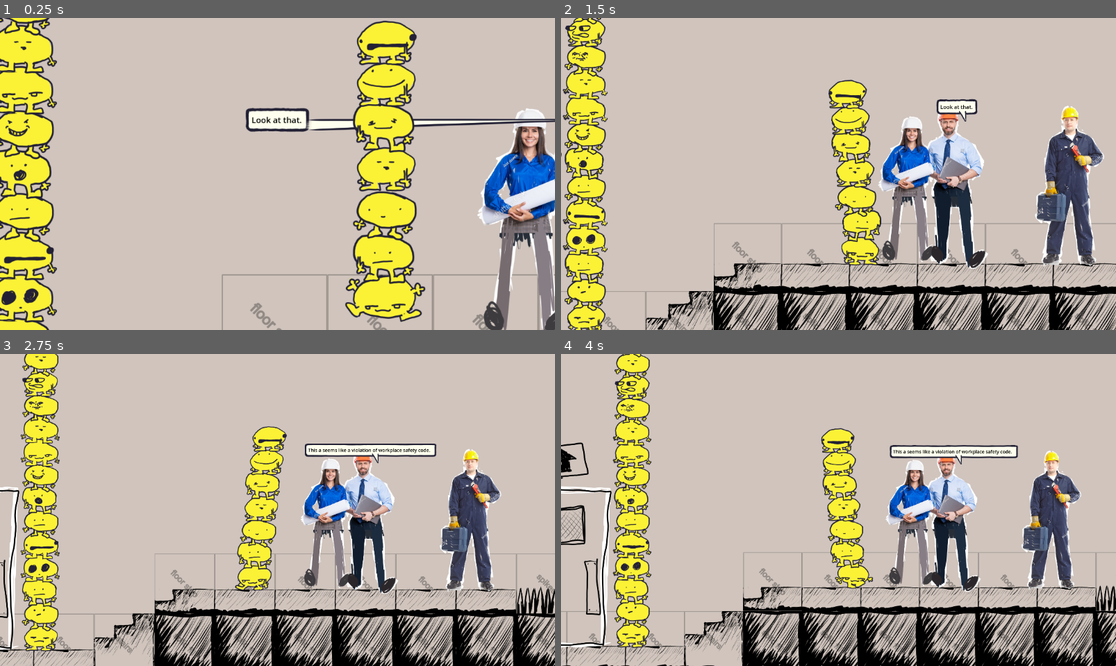
Above: before the commit, frames 1-4 (two rows, left to right).
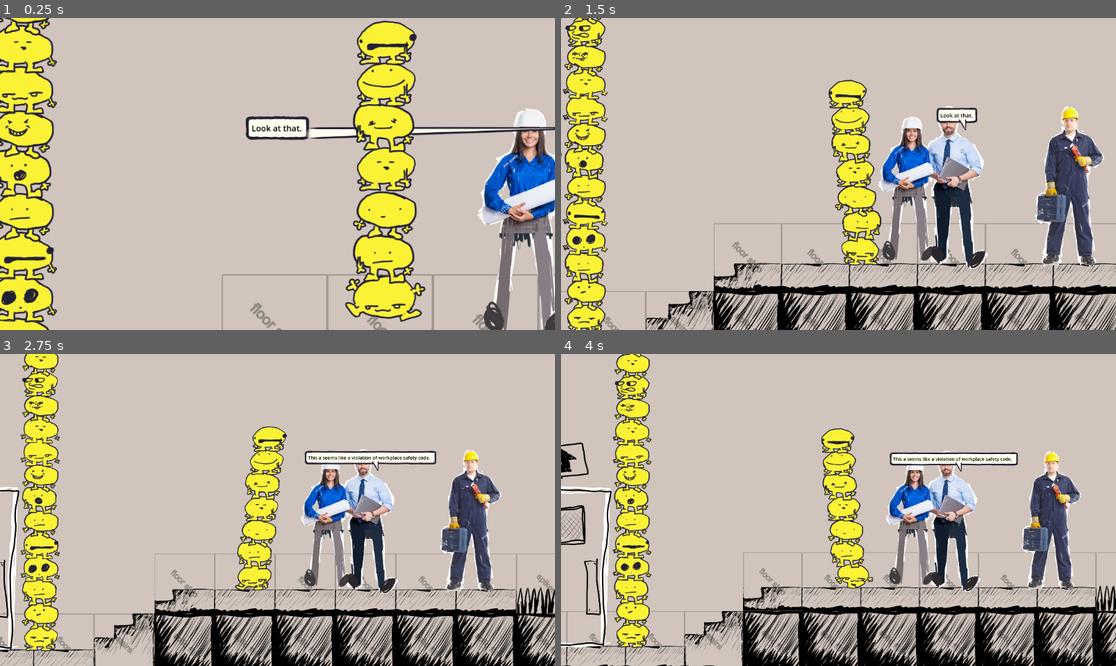
Above: after the commit, the same moments.

Repository: JCoMcL/gourt-game
Game: Godot game, scene res://level/office-level.tscn
Same seed, same stepped clock (60 frames per second), same inputs: the game is played once before the commit and once after it.
Inputs (mouse positions are in pixels of both pictures, inside the frame that each line leads up to):
- Up to frame 1 (0.25 s): no input
- Up to frame 2 (1.5 s): move the mouse to (960, 158) at 0.52 s; hold Right (go right) 0.53-1.25 s; hold Up (enter door) 0.53-1.25 s; click (960, 158) at 0.67 s; drag from (727, 189) to (1010, 170) at 1.27 s
- Up to frame 3 (2.75 s): move the mouse to (333, 441) at 2.02 s; hold Left (go left) from 2.03 s (still down); hold Mouse wheel down (move equipment down) from 2.03 s (still down)
- Up to frame 4 (4 s): release Left (go left) at 2.75 s; release Mouse wheel down (move equipment down) at 2.75 s; drag from (810, 572) to (672, 463) at 2.77 s; move the mouse to (1005, 556) at 3.52 s; hold Right (go right) from 3.53 s (still down); hold Right mouse button (probe) from 3.53 s (still down)

The runs differ from the first frame. In frame 1, 2.6% of the frame differs, in the area x 44-100%, y 28-100%; in frame 2, 1.2%; in frame 3, 1.9%; in frame 4, 1.8%.

Commit message:
make inspector inherit from the actor tscn, clean up some stuff, and fix the issue with inherited scenes sharing the same shader instance by default

Diff:
--- a/actors/actor.tscn
+++ b/actors/actor.tscn
@@ -6,16 +6,19 @@
 [ext_resource type="Script" uid="uid://c2yyp1lfm34fi" path="res://actors/handle.gd" id="3_jiomh"]
 
 [sub_resource type="ShaderMaterial" id="ShaderMaterial_4r7ot"]
+resource_local_to_scene = true
 shader = ExtResource("1_0kmga")
 shader_parameter/grow = 0.0
 shader_parameter/handle = Vector2(0, 0)
 
 [sub_resource type="RectangleShape2D" id="RectangleShape2D_y4hdp"]
-size = Vector2(187, 583)
+size = Vector2(378, 583)
 
-[node name="Janitor" type="CharacterBody2D"]
+[node name="Actor" type="CharacterBody2D"]
 material = SubResource("ShaderMaterial_4r7ot")
 script = ExtResource("3_4r7ot")
+walk_speed = 300
+walk_accel = 15
 
 [node name="Sprite2D" type="Sprite2D" parent="."]
 material = SubResource("ShaderMaterial_4r7ot")
@@ -35,5 +38,4 @@
 offset_bottom = 90.69
 
 [node name="CollisionShape2D" type="CollisionShape2D" parent="."]
-position = Vector2(3.5, 2.5)
 shape = SubResource("RectangleShape2D_y4hdp")
--- a/actors/cast/inspectors.tscn
+++ b/actors/cast/inspectors.tscn
@@ -1,44 +1,27 @@
-[gd_scene load_steps=8 format=3 uid="uid://cdheulpodhk4e"]
+[gd_scene load_steps=5 format=3 uid="uid://cdheulpodhk4e"]
 
-[ext_resource type="Script" uid="uid://c2yyp1lfm34fi" path="res://actors/handle.gd" id="2_3yob7"]
-[ext_resource type="Script" uid="uid://bfvkofduhcbjk" path="res://actors/actor.gd" id="2_fnw01"]
+[ext_resource type="PackedScene" uid="uid://cnuqy2f8bhgk3" path="res://actors/actor.tscn" id="1_q6xjm"]
 [ext_resource type="Shader" uid="uid://dv5u4k7v7wyed" path="res://actors/animated.gdshader" id="2_r5cny"]
 [ext_resource type="Texture2D" uid="uid://4l70h00uyex4" path="res://actors/cast/inspectors.png" id="3_fnw01"]
 
-[sub_resource type="ShaderMaterial" id="ShaderMaterial_qhdj8"]
+[sub_resource type="ShaderMaterial" id="ShaderMaterial_3yob7"]
+resource_local_to_scene = true
 shader = ExtResource("2_r5cny")
 shader_parameter/grow = 0.0
 shader_parameter/handle = Vector2(0, 0)
 
-[sub_resource type="ShaderMaterial" id="ShaderMaterial_3yob7"]
-shader = ExtResource("2_r5cny")
-shader_parameter/grow = 0.0
-shader_parameter/handle = Vector2(0, 0)
+[node name="Inspectors" instance=ExtResource("1_q6xjm")]
+material = SubResource("ShaderMaterial_3yob7")
 
-[sub_resource type="RectangleShape2D" id="RectangleShape2D_r5cny"]
-size = Vector2(346, 580)
-
-[node name="Inspectors" type="CharacterBody2D"]
-material = SubResource("ShaderMaterial_qhdj8")
-script = ExtResource("2_fnw01")
-
-[node name="Sprite2D" type="Sprite2D" parent="."]
+[node name="Sprite2D" parent="." index="0"]
 material = SubResource("ShaderMaterial_3yob7")
 texture = ExtResource("3_fnw01")
 
-[node name="Handle" type="Node2D" parent="Sprite2D"]
+[node name="Handle" parent="Sprite2D" index="0"]
 position = Vector2(0, -310)
-script = ExtResource("2_3yob7")
-enabled = true
 
-[node name="Speak Hole" type="Control" parent="Sprite2D/Handle"]
-layout_mode = 3
-anchors_preset = 0
+[node name="Speak Hole" parent="Sprite2D/Handle" index="0"]
 offset_left = 33.0
-offset_top = 33.5
+offset_top = 49.0
 offset_right = 80.53
-offset_bottom = 102.69
-
-[node name="CollisionShape2D" type="CollisionShape2D" parent="."]
-position = Vector2(-5, 2)
-shape = SubResource("RectangleShape2D_r5cny")
+offset_bottom = 118.19
